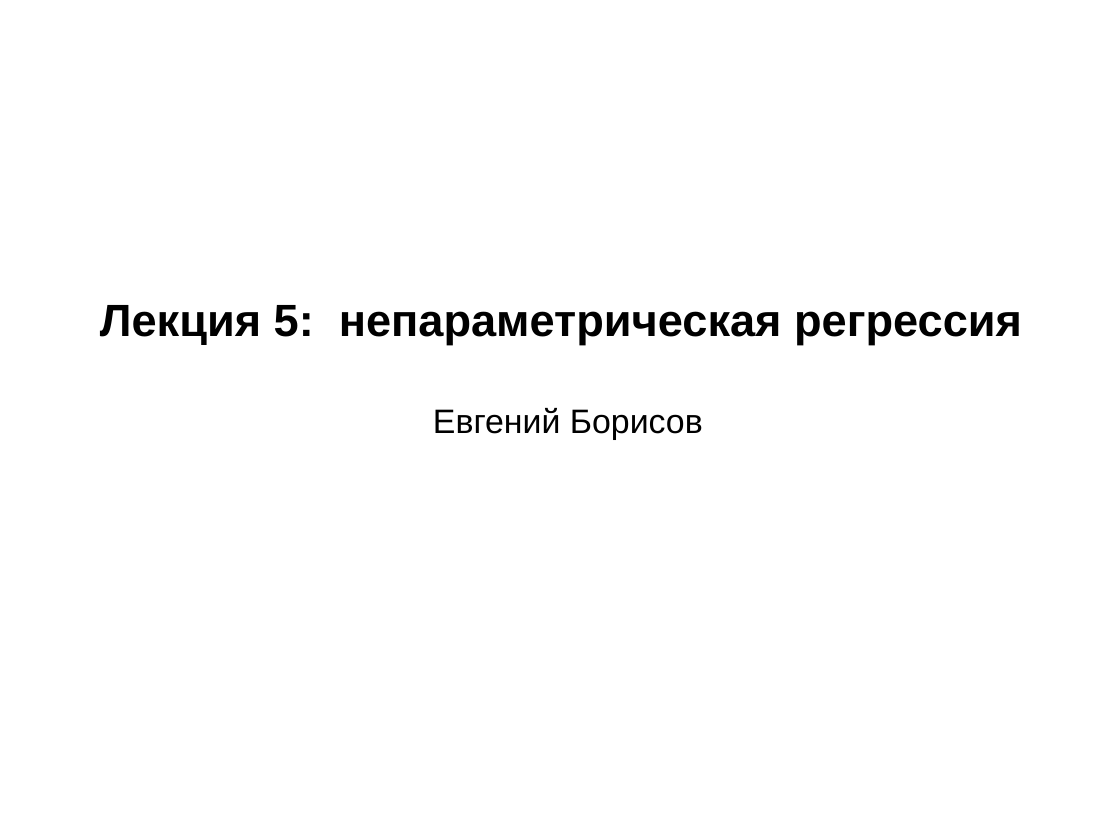
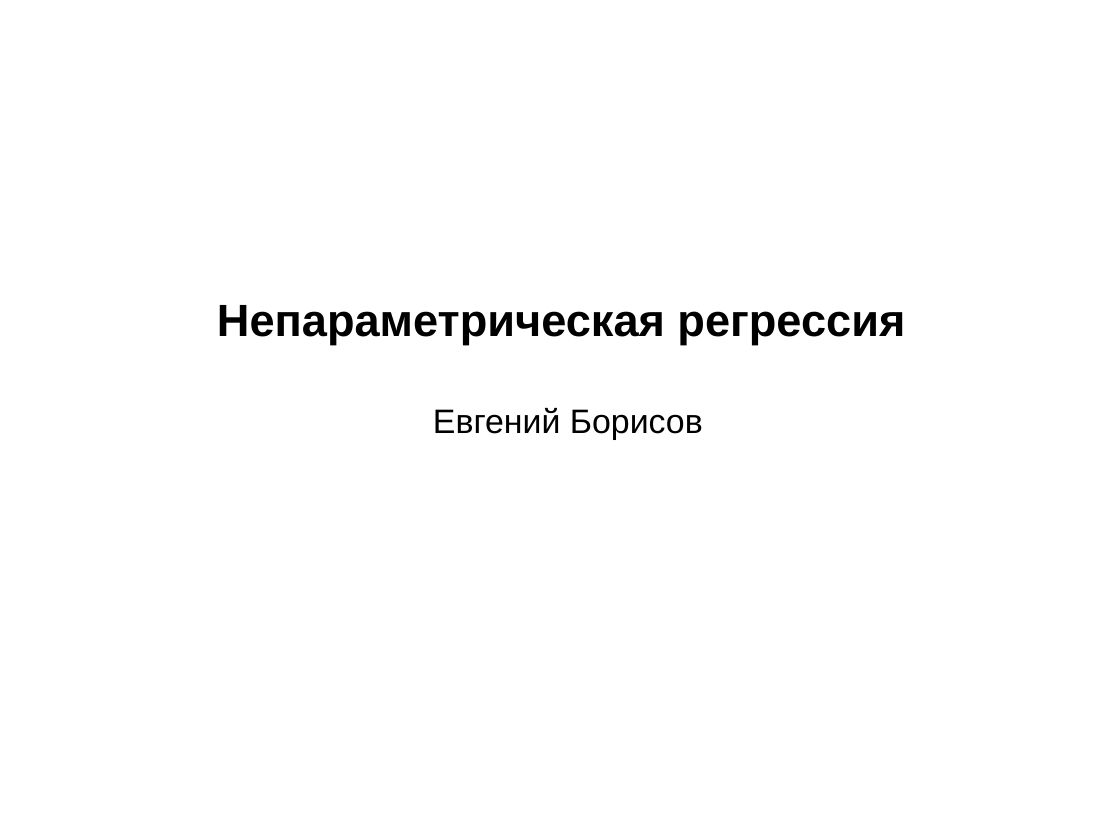
Before and after one commit to mechanoid5/ml_lectorium_legacy, a slide deck: slide 1 of 04-regression-metric.odp. Drawn at 1120x840 pixels with LibreOffice and Linux fonts; fonts in the diff are those of the drawing; background and template pictures are left out. Boxes give left, top, right and bottom in pixels: in the first picture for what was removed or moved away, otherwise in the second. Text is boxed around its words. In the diff, an @@ line names an element or a change of style, - is before the commit and + after.

```diff
--- a/04-regression-metric.odp
+++ b/04-regression-metric.odp
@@ subtitle at (x1=217, y1=305, x2=905, y2=345): text changed @@
-Лекция 5: непараметрическая регрессия
+Непараметрическая регрессия
```
Also in this commit, not shown: 2 other slides changed, 26 other files.
